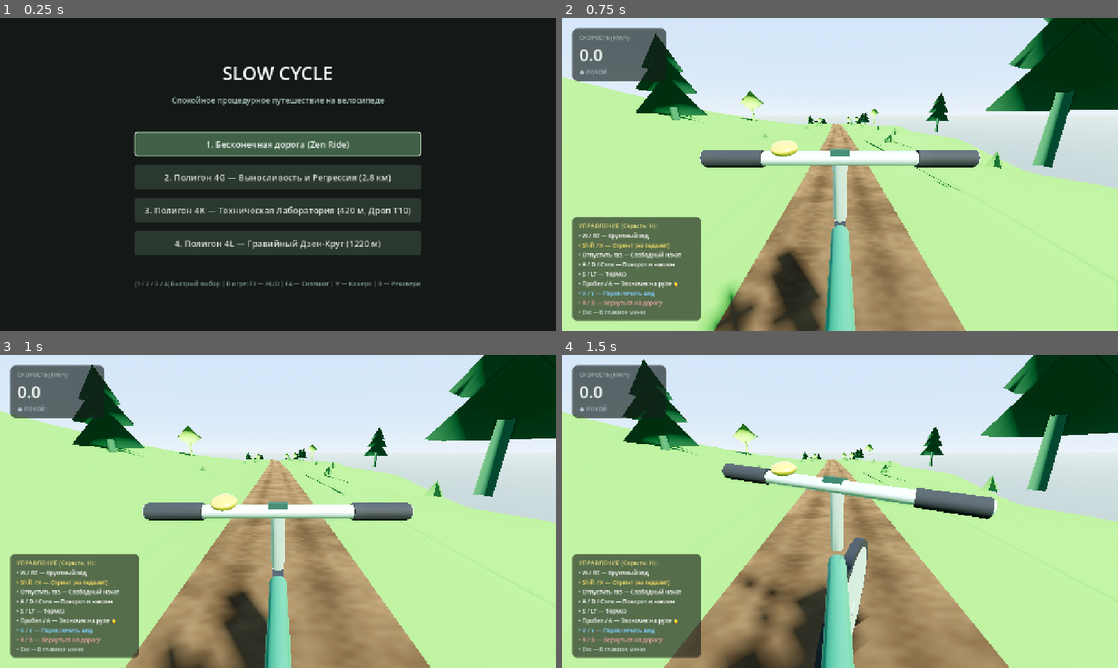
Above: before the commit, frames 1-4 (two rows, left to right).
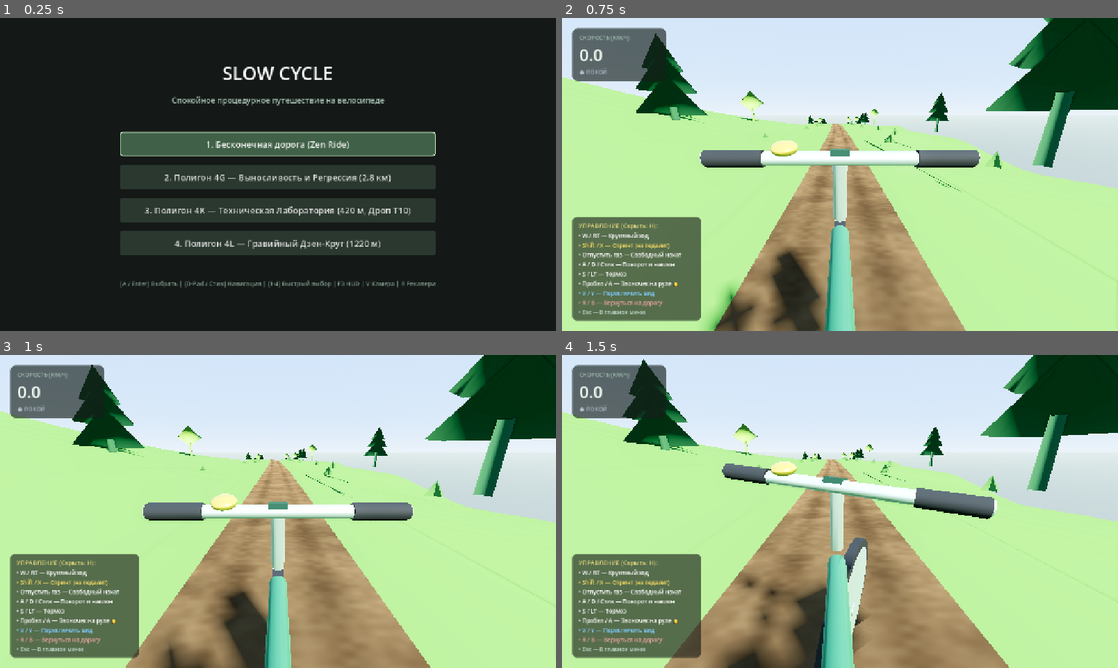
Above: after the commit, the same moments.

Repository: Guardorvd/slow-cycle
Game: Godot game, scene res://scenes/mode_select.tscn
Same seed, same stepped clock (60 frames per second), same inputs: the game is played once before the commit and once after it.
Inputs:
- Up to frame 1 (0.25 s): no input
- Up to frame 2 (0.75 s): click "1. Бесконечная дорога (Zen Ri…" at 0.5 s
- Up to frame 3 (1 s): no input
- Up to frame 4 (1.5 s): tap Enter (ui_accept) at 1.25 s; hold D (steer_right) from 1.28 s (still down); tap 1 at 1.35 s

The runs differ from the first frame. In frame 1, 2.2% of the frame differs, in the area x 21-79%, y 36-87%; in frame 2, nothing differs; in frame 3, nothing differs; in frame 4, nothing differs.

Commit message:
Support gamepad A button selection and D-pad/stick navigation in ModeSelect

Diff:
--- a/scenes/mode_select.tscn
+++ b/scenes/mode_select.tscn
@@ -129,5 +129,5 @@
 layout_mode = 2
 theme_override_colors/font_color = Color(0.5, 0.6, 0.55, 1)
 theme_override_font_sizes/font_size = 14
-text = "[1 / 2 / 3 / 4] Быстрый выбор | В игре: F3 — HUD | F4 — Снапшот | V — Камера | R — Рекавери"
+text = "[A / Enter] Выбрать | [D-Pad / Стик] Навигация | [1-4] Быстрый выбор | F3 HUD | V Камера | R Рекавери"
 horizontal_alignment = 1
--- /dev/null
+++ b/scripts/test/test_mode_select_gamepad.gd
@@ -0,0 +1,73 @@
+extends SceneTree
+
+# Headless verification of ModeSelect gamepad navigation and seed generation
+
+func _init() -> void:
+	print("--- Running TestModeSelectGamepad ---")
+	var scene: PackedScene = load("res://scenes/mode_select.tscn")
+	if not scene:
+		printerr("FAIL: Could not load mode_select.tscn")
+		quit(1)
+		return
+
+	var mode_select: ModeSelect = scene.instantiate() as ModeSelect
+	root.add_child(mode_select)
+
+	# Wait one frame for deferred calls
+	await process_frame
+
+	var btn_infinite: Button = mode_select.get_node("CenterContainer/VBoxContainer/BtnInfinite") as Button
+	var btn_sandbox: Button = mode_select.get_node("CenterContainer/VBoxContainer/BtnSandbox") as Button
+	var btn_lab: Button = mode_select.get_node("CenterContainer/VBoxContainer/BtnLab") as Button
+	var btn_training: Button = mode_select.get_node("CenterContainer/VBoxContainer/BtnTraining") as Button
+
+	assert(btn_infinite != null, "BtnInfinite must exist")
+	assert(btn_sandbox != null, "BtnSandbox must exist")
+	assert(btn_lab != null, "BtnLab must exist")
+	assert(btn_training != null, "BtnTraining must exist")
+	print("PASS: ModeSelect buttons found")
+
+	# Verify initial focus
+	assert(btn_infinite.has_focus(), "BtnInfinite should have initial focus")
+	print("PASS: Initial focus is on BtnInfinite")
+
+	# Test D-pad Down navigation
+	var joy_down := InputEventJoypadButton.new()
+	joy_down.button_index = JOY_BUTTON_DPAD_DOWN
+	joy_down.pressed = true
+	mode_select._unhandled_input(joy_down)
+	assert(btn_sandbox.has_focus(), "Focus should move to BtnSandbox on D-pad down")
+	print("PASS: D-pad Down moved focus to BtnSandbox")
+
+	mode_select._unhandled_input(joy_down)
+	assert(btn_lab.has_focus(), "Focus should move to BtnLab on D-pad down")
+	print("PASS: D-pad Down moved focus to BtnLab")
+
+	# Test D-pad Up navigation
+	var joy_up := InputEventJoypadButton.new()
+	joy_up.button_index = JOY_BUTTON_DPAD_UP
+	joy_up.pressed = true
+	mode_select._unhandled_input(joy_up)
+	assert(btn_sandbox.has_focus(), "Focus should move back to BtnSandbox on D-pad up")
+	print("PASS: D-pad Up moved focus to BtnSandbox")
+
+	# Test Left Stick navigation (Y axis down)
+	var joy_stick := InputEventJoypadMotion.new()
+	joy_stick.axis = JOY_AXIS_LEFT_Y
+	joy_stick.axis_value = 0.8
+	mode_select._unhandled_input(joy_stick)
+	assert(btn_lab.has_focus(), "Focus should move to BtnLab on Stick down")
+	print("PASS: Stick Down moved focus to BtnLab")
+
+	# Test Button A activation
+	var joy_a := InputEventJoypadButton.new()
+	joy_a.button_index = JOY_BUTTON_A
+	joy_a.pressed = true
+	mode_select._unhandled_input(joy_a)
+	assert(mode_select.is_changing_scene == true, "Button A should trigger scene change")
+	print("PASS: Button A triggered scene change on focused item")
+
+	print("PASS: All mode select gamepad interactions verified")
+
+	mode_select.queue_free()
+	quit(0)
--- a/scripts/ui/mode_select.gd
+++ b/scripts/ui/mode_select.gd
@@ -1,5 +1,8 @@
 class_name ModeSelect
 extends Control
+
+## Slow Cycle — Main Mode Selection Screen
+## Supports Keyboard (1-4, Enter, Space, Up/Down), Gamepad (A, D-pad, Left Stick), and Mouse.
 
 @onready var btn_infinite: Button = $CenterContainer/VBoxContainer/BtnInfinite
 @onready var btn_sandbox: Button = $CenterContainer/VBoxContainer/BtnSandbox
@@ -7,11 +10,15 @@
 @onready var btn_training: Button = $CenterContainer/VBoxContainer/BtnTraining
 
 var is_changing_scene: bool = false
+var _buttons: Array[Button] = []
+var _last_stick_dir: int = 0
 
 func _ready() -> void:
+	_buttons = [btn_infinite, btn_sandbox, btn_lab, btn_training]
+
 	if btn_infinite:
-		btn_infinite.grab_focus()
 		btn_infinite.pressed.connect(_on_infinite_selected)
+		btn_infinite.call_deferred("grab_focus")
 	if btn_sandbox:
 		btn_sandbox.pressed.connect(_on_sandbox_selected)
 	if btn_lab:
@@ -20,15 +27,79 @@
 		btn_training.pressed.connect(_on_training_selected)
 
 func _unhandled_input(event: InputEvent) -> void:
+	# 1. Keyboard digits 1-4
 	if event is InputEventKey and event.pressed and not event.echo:
 		if event.keycode == KEY_1 or event.keycode == KEY_KP_1:
 			_on_infinite_selected()
+			get_viewport().set_input_as_handled()
+			return
 		elif event.keycode == KEY_2 or event.keycode == KEY_KP_2:
 			_on_sandbox_selected()
+			get_viewport().set_input_as_handled()
+			return
 		elif event.keycode == KEY_3 or event.keycode == KEY_KP_3:
 			_on_lab_selected()
+			get_viewport().set_input_as_handled()
+			return
 		elif event.keycode == KEY_4 or event.keycode == KEY_KP_4:
 			_on_training_selected()
+			get_viewport().set_input_as_handled()
+			return
+
+	# 2. Gamepad Button A or ui_accept action
+	if event.is_action_pressed("ui_accept"):
+		_activate_focused_or_default()
+		get_viewport().set_input_as_handled()
+		return
+
+	if event is InputEventJoypadButton and event.pressed:
+		if event.button_index == JOY_BUTTON_A:
+			_activate_focused_or_default()
+			get_viewport().set_input_as_handled()
+			return
+		elif event.button_index == JOY_BUTTON_DPAD_UP:
+			_navigate_vertical(-1)
+			get_viewport().set_input_as_handled()
+			return
+		elif event.button_index == JOY_BUTTON_DPAD_DOWN:
+			_navigate_vertical(1)
+			get_viewport().set_input_as_handled()
+			return
+
+	# 3. Gamepad Left Stick Y navigation
+	if event is InputEventJoypadMotion and event.axis == JOY_AXIS_LEFT_Y:
+		var dir: int = 0
+		if event.axis_value > 0.5:
+			dir = 1
+		elif event.axis_value < -0.5:
+			dir = -1
+
+		if dir != 0 and _last_stick_dir == 0:
+			_navigate_vertical(dir)
+			get_viewport().set_input_as_handled()
+		_last_stick_dir = dir
+
+func _navigate_vertical(dir: int) -> void:
+	if _buttons.is_empty():
+		return
+	var focus_owner: Control = get_viewport().gui_get_focus_owner()
+	var current_idx: int = _buttons.find(focus_owner as Button)
+	if current_idx == -1:
+		_buttons[0].grab_focus()
+	else:
+		var next_idx: int = (current_idx + dir + _buttons.size()) % _buttons.size()
+		_buttons[next_idx].grab_focus()
+
+func _activate_focused_or_default() -> void:
+	var focus_owner: Control = get_viewport().gui_get_focus_owner()
+	if focus_owner == btn_sandbox:
+		_on_sandbox_selected()
+	elif focus_owner == btn_lab:
+		_on_lab_selected()
+	elif focus_owner == btn_training:
+		_on_training_selected()
+	else:
+		_on_infinite_selected()
 
 func _change_mode_scene(path: String) -> void:
 	if is_changing_scene:
